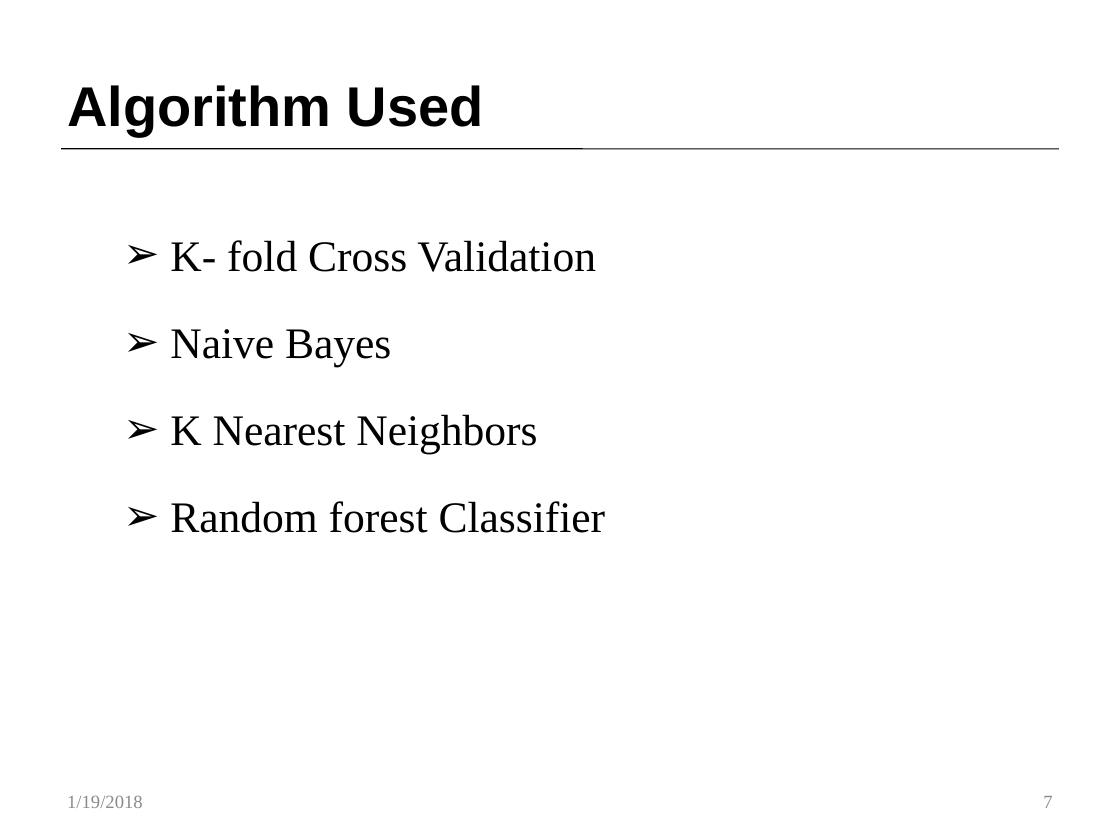
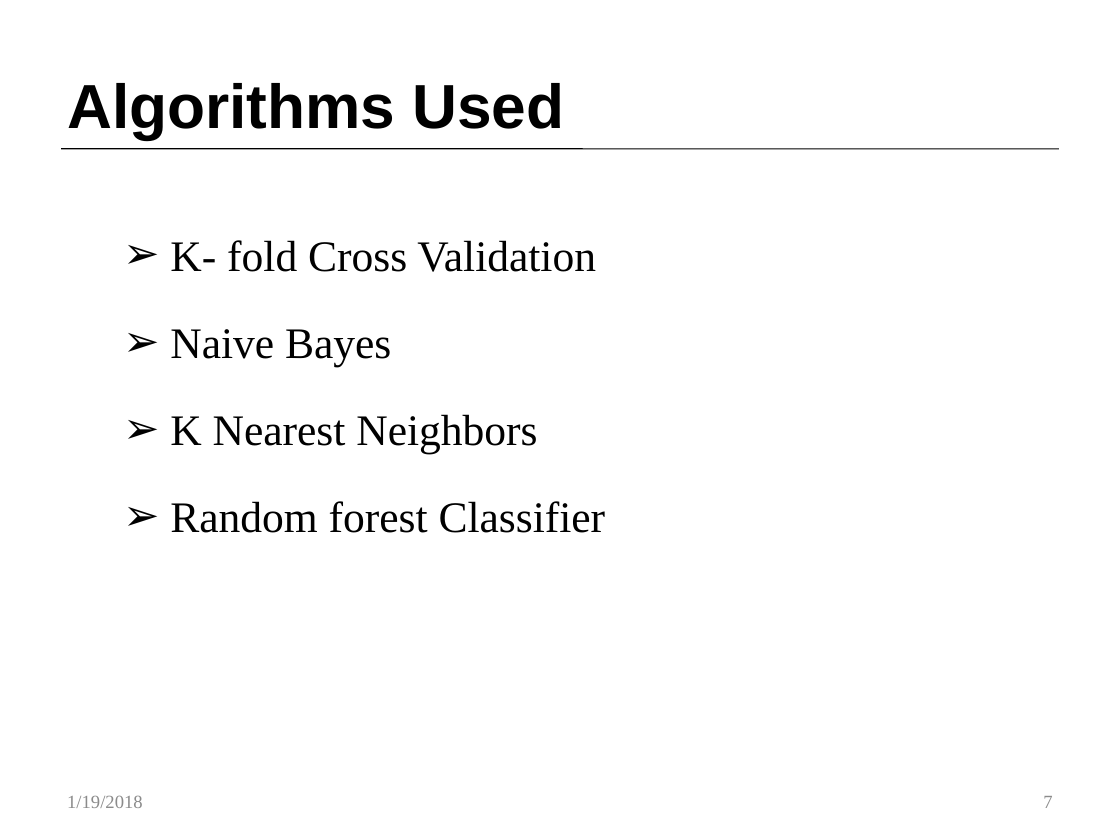
Before and after one commit to Customer-Churn-Prediction/Project-Machine-Learning, a slide deck: slide 7 of Customer Churn Prediction In Telecom Industry.pptx. Drawn at 1120x840 pixels with LibreOffice and Linux fonts; fonts in the diff are those of the drawing. Boxes give left, top, right and bottom in pixels: in the first picture for what was removed or moved away, otherwise in the second. Text is boxed around its words. In the diff, an @@ line names an element or a change of style, - is before the commit and + after.

```diff
--- a/Customer Churn Prediction In Telecom Industry.pptx
+++ b/Customer Churn Prediction In Telecom Industry.pptx
@@ title at [67,83,564,139]: text changed; size 36 to 40 pt @@
-Algorithm Used
+Algorithms Used
```
Also in this commit, not shown: 14 other slides changed.
